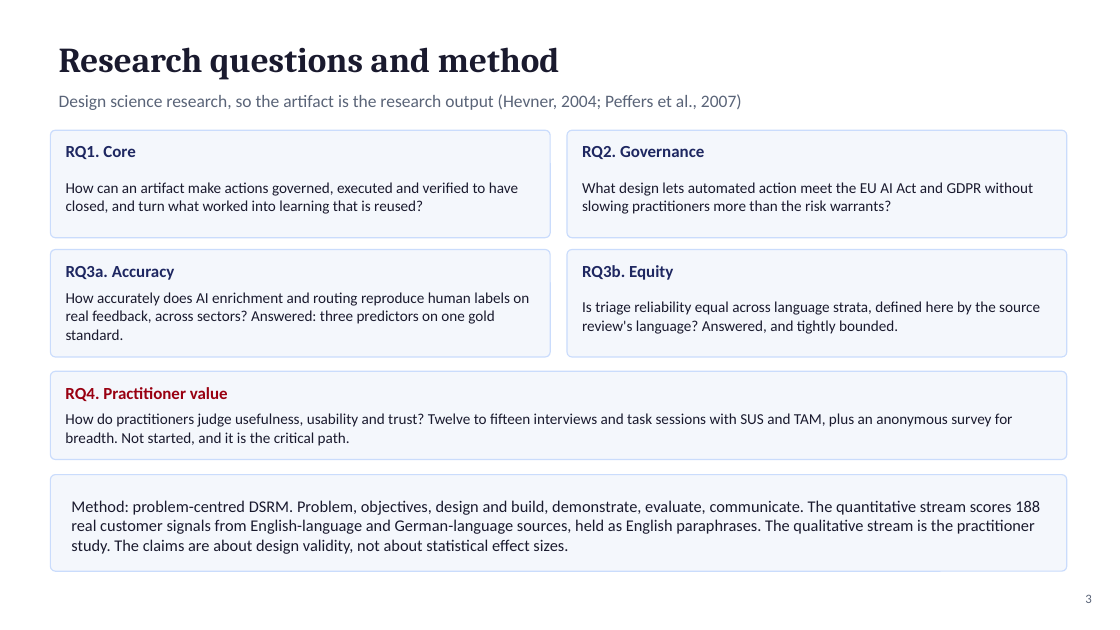
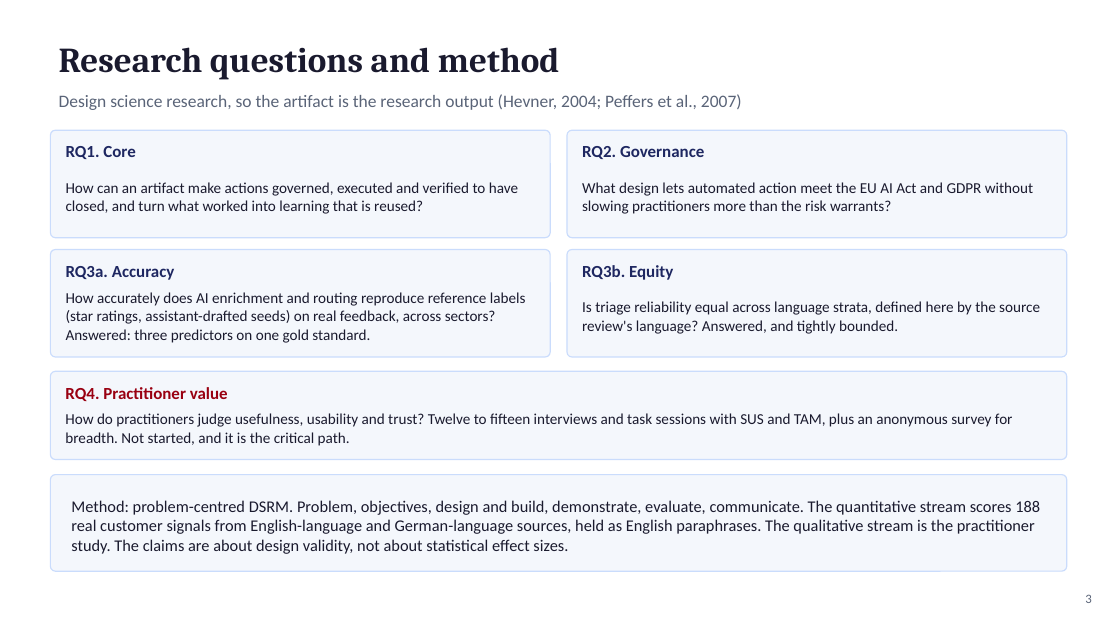
Before and after one commit to fogu13/CLARA, a slide deck: slide 3 of thesis/defense/defense_deck.pptx. Drawn at 1120x630 pixels with LibreOffice and Linux fonts; fonts in the diff are those of the drawing. Boxes give left, top, right and bottom in pixels: in the first picture for what was removed or moved away, otherwise in the second. Text is boxed around its words. In the diff, an @@ line names an element or a change of style, - is before the commit and + after.

```diff
--- a/thesis/defense/defense_deck.pptx
+++ b/thesis/defense/defense_deck.pptx
@@ text at bbox=[66, 292, 526, 343]: text changed @@
-How accurately does AI enrichment and routing reproduce human labels on real feedback, across sectors? Answered: three predictors on one gold standard.
+How accurately does AI enrichment and routing reproduce reference labels (star ratings, assistant-drafted seeds) on real feedback, across sectors? Answered: three predictors on one gold standard.
```
Also in this commit, not shown: 10 other files.
